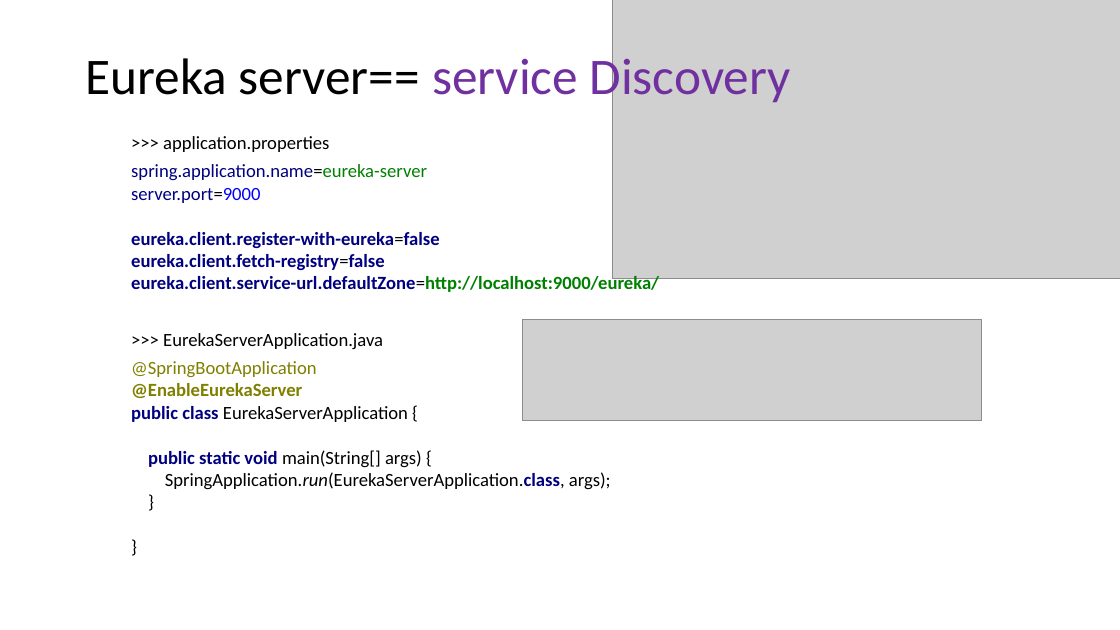
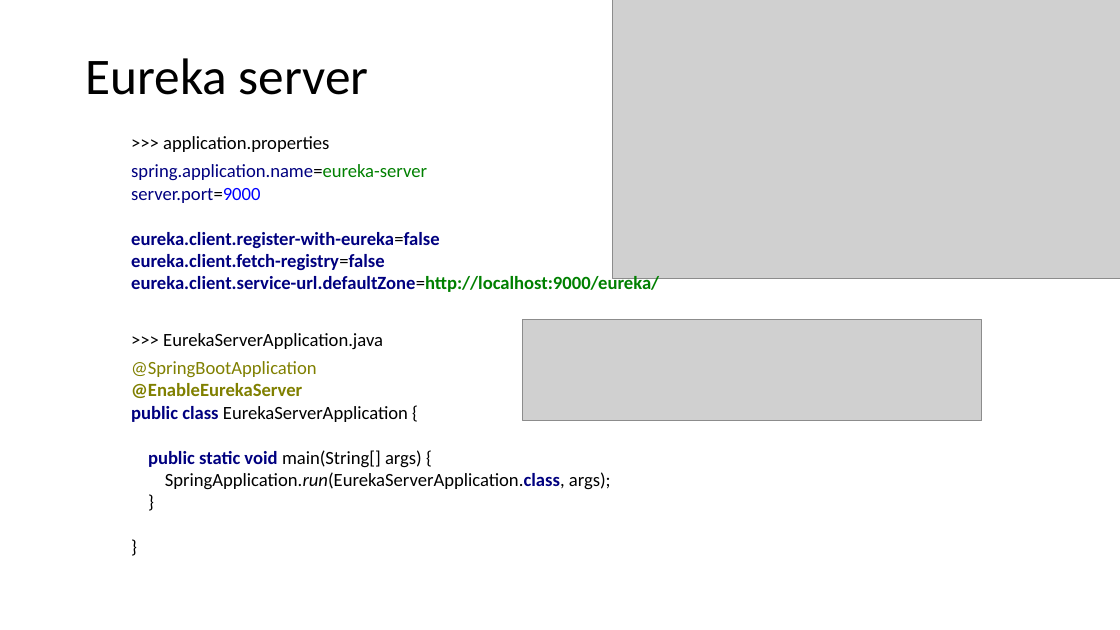
Before and after one commit to Dorcas2217/Spring, a slide deck: slide 9 of Présentation3.pptx. Drawn at 1120x630 pixels with LibreOffice and Linux fonts; fonts in the diff are those of the drawing; grey boxes stand for pictures. Boxes give left, top, right and bottom in pixels: in the first picture for what was removed or moved away, otherwise in the second. Text is boxed around its words. In the diff, an @@ line names an element or a change of style, - is before the commit and + after.

```diff
--- a/Présentation3.pptx
+++ b/Présentation3.pptx
@@ title at (85,58,369,95): text changed; text colour #7030A0 to #000000 @@
-Eureka server== service Discovery
+Eureka server
```
Also in this commit, not shown: 5 other slides changed.
